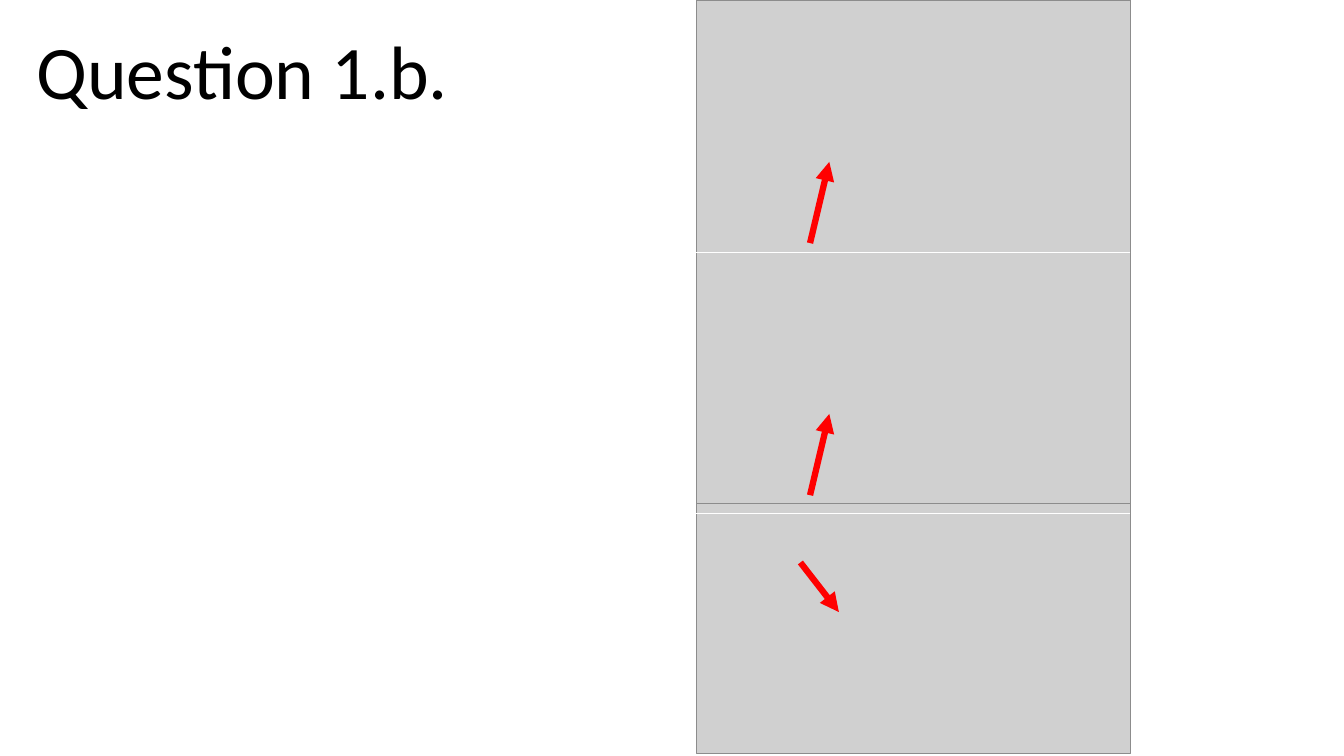
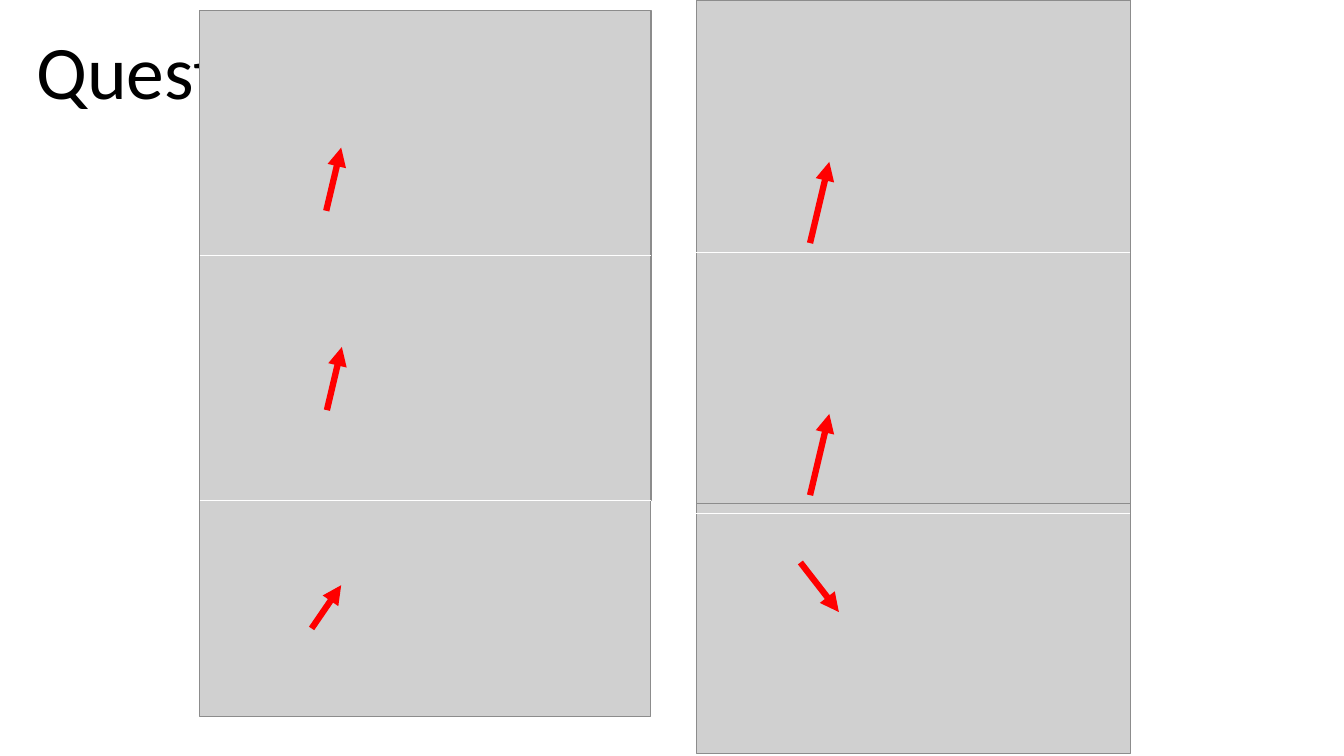
Before and after one commit to chris-s-bowden/page-test, a slide deck: slide 3 of docs/img_edits.pptm. Drawn at 1344x756 pixels with LibreOffice and Linux fonts; fonts in the diff are those of the drawing; grey boxes stand for pictures. Boxes give left, top, right and bottom in pixels: in the first picture for what was removed or moved away, otherwise in the second. Text is boxed around its words. In the diff, an @@ line names an element or a change of style, - is before the commit and + after.

```diff
--- a/docs/img_edits.pptm
+++ b/docs/img_edits.pptm
@@ group added at (200, 10, 651, 717): 3 pictures, 3 arrows, 2 lines @@
```
Also in this commit, not shown: 6 other slides changed, 7 slides added, 3 slides removed, 29 other files.
